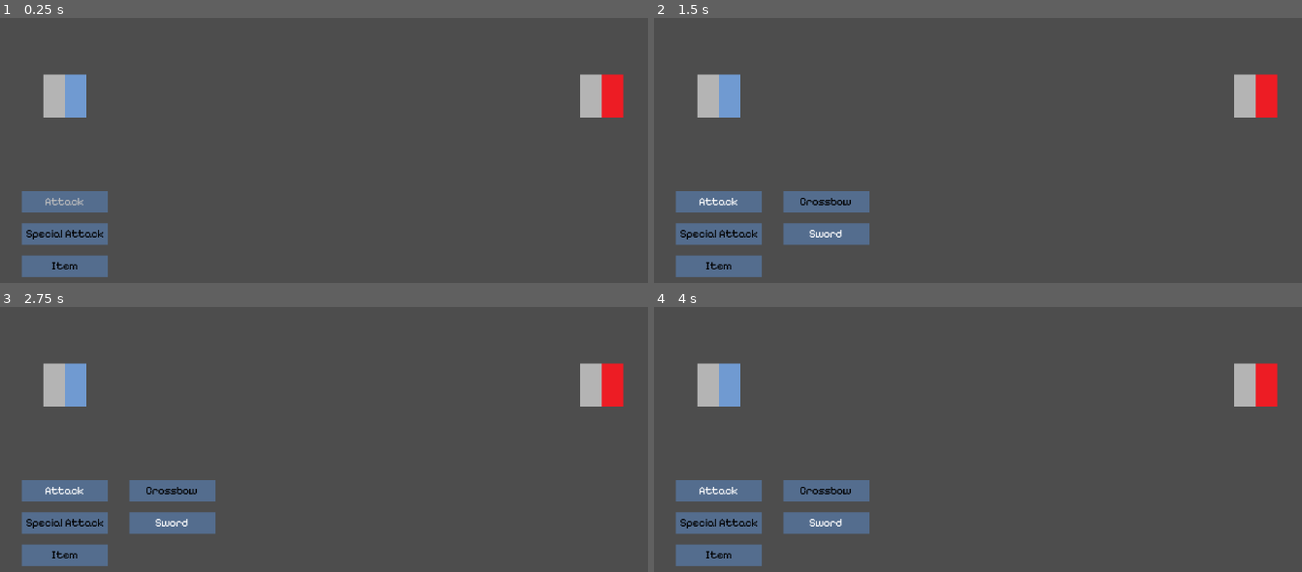
Above: before the commit, frames 1-4 (two rows, left to right).
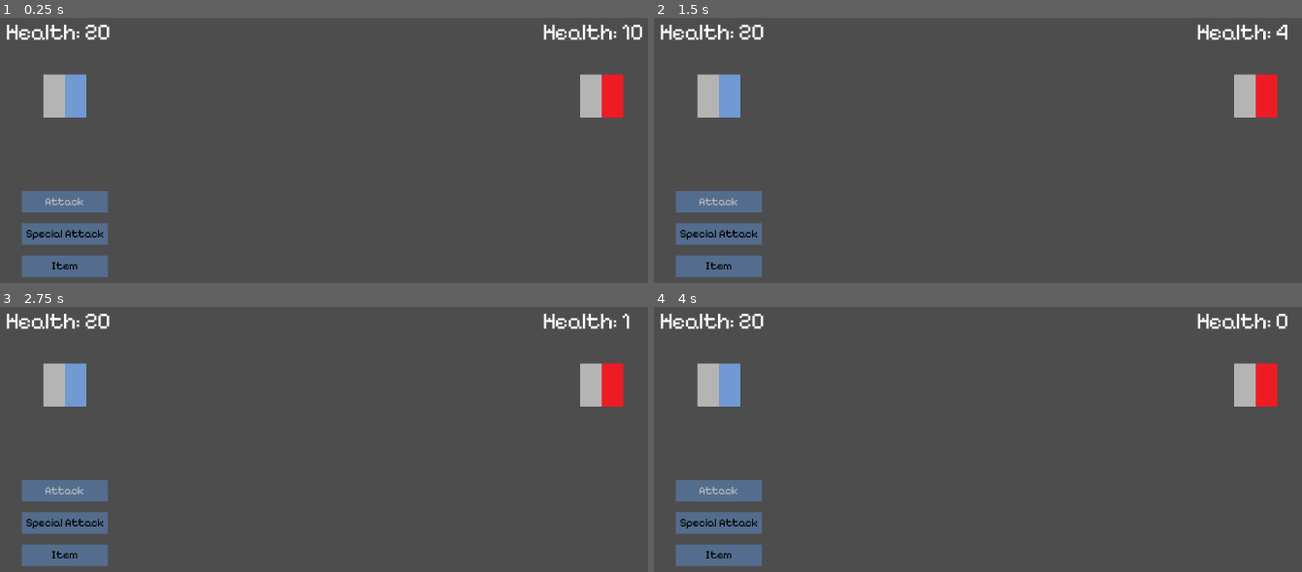
Above: after the commit, the same moments.

Repository: amoxley-developer/gothic-rpg
Game: Godot game, scene res://scenes/battlefield.tscn
Two runs of this game, one before a commit and one after it. Both use one fixed random seed, a clock stepped at 60 frames per second and the inputs below. The project has no main scene, so this scene is started directly.
Inputs (mouse positions are in pixels of both pictures, inside the frame that each line leads up to):
- Up to frame 1 (0.25 s): no input
- Up to frame 2 (1.5 s): tap Enter at 0.5 s; move the mouse to (1178, 71) at 0.52 s; hold Up (ui_up) 0.53-1.28 s; click (1178, 71) at 0.6 s; click (1178, 71) at 1.25 s; move the mouse to (854, 113) at 1.27 s; hold Down (ui_down) from 1.28 s (still down); click (854, 113) at 1.35 s
- Up to frame 3 (2.75 s): click (200, 402) at 2 s; move the mouse to (outside the picture) at 2.02 s; release Down (ui_down) at 2.03 s; hold Up (ui_up) from 2.03 s (still down); click (outside the picture) at 2.1 s
- Up to frame 4 (4 s): click (outside the picture) at 2.75 s; move the mouse to (971, 468) at 2.77 s; click (971, 468) at 2.85 s; click (971, 468) at 3.5 s; move the mouse to (1243, 447) at 3.52 s; release Up (ui_up) at 3.53 s; hold Down (ui_down) from 3.53 s (still down); click (1243, 447) at 3.6 s

The runs differ from the first frame. In frame 1, 0.9% of the frame differs, in the area x 1-100%, y 2-9%; in frame 2, 3.1%; in frame 3, 3.1%; in frame 4, 3.1%, in the area x 1-98%, y 2-86%.

Commit message:
create the basic attack logic

Diff:
--- a/scenes/enemy.tscn
+++ b/scenes/enemy.tscn
@@ -1,10 +1,19 @@
-[gd_scene load_steps=3 format=3 uid="uid://cncqrccnhghpk"]
+[gd_scene load_steps=4 format=3 uid="uid://cncqrccnhghpk"]
 
 [ext_resource type="Texture2D" uid="uid://b8i3x08b5y2ci" path="res://assets/sprites/enemy/enemy_sprite.png" id="1_7p1mj"]
 [ext_resource type="Script" uid="uid://buqjpfaw1ai3x" path="res://scripts/scenes/enemy.gd" id="1_md0e3"]
+[ext_resource type="FontFile" uid="uid://bhd41uea4230r" path="res://assets/fonts/PixelifySans-VariableFont_wght.ttf" id="3_4ra3w"]
 
 [node name="Enemy" type="CharacterBody2D"]
 script = ExtResource("1_md0e3")
 
 [node name="Sprite2D" type="Sprite2D" parent="."]
 texture = ExtResource("1_7p1mj")
+
+[node name="HealthLabel" type="RichTextLabel" parent="."]
+offset_left = -44.0
+offset_top = -57.0
+offset_right = 44.0
+offset_bottom = -36.0
+theme_override_fonts/normal_font = ExtResource("3_4ra3w")
+text = "Health: 10"
--- a/scenes/player.tscn
+++ b/scenes/player.tscn
@@ -1,8 +1,9 @@
-[gd_scene load_steps=4 format=3 uid="uid://d2yph1kavgabj"]
+[gd_scene load_steps=5 format=3 uid="uid://d2yph1kavgabj"]
 
 [ext_resource type="Texture2D" uid="uid://vxdoovhw7tx7" path="res://assets/sprites/player/player_sprite.png" id="1_3vyb7"]
 [ext_resource type="Script" uid="uid://ernyugkh4gi1" path="res://scripts/scenes/player.gd" id="1_g2els"]
 [ext_resource type="Resource" uid="uid://ckl550akcigft" path="res://resources/stats_resource/player_stats.tres" id="2_qhqgy"]
+[ext_resource type="FontFile" uid="uid://bhd41uea4230r" path="res://assets/fonts/PixelifySans-VariableFont_wght.ttf" id="4_dqkch"]
 
 [node name="Player" type="CharacterBody2D"]
 script = ExtResource("1_g2els")
@@ -10,3 +11,12 @@
 
 [node name="Sprite2D" type="Sprite2D" parent="."]
 texture = ExtResource("1_3vyb7")
+
+[node name="HealthLabel" type="RichTextLabel" parent="."]
+offset_left = -44.0
+offset_top = -57.0
+offset_right = 44.0
+offset_bottom = -36.0
+theme_override_fonts/normal_font = ExtResource("4_dqkch")
+theme_override_font_sizes/normal_font_size = 16
+text = "Health: 10"
--- a/scripts/scenes/battlefield.gd
+++ b/scripts/scenes/battlefield.gd
@@ -9,4 +9,8 @@
   playerUI.execute_attack.connect(_on_player_attack)
 
 func _on_player_attack(attack_name: String) -> void:
-  print(attack_name)
+  if attack_name == 'Sword':
+    enemy.take_damage(3)
+  elif attack_name == 'Crossbow':
+    enemy.take_damage(2)
+  playerUI.reset_menu()
--- a/scripts/scenes/enemy.gd
+++ b/scripts/scenes/enemy.gd
@@ -2,3 +2,14 @@
 extends CharacterBody2D
 
 @export var stats_resource: StatsResource
+@onready var healthLabel: RichTextLabel = $HealthLabel
+
+func _ready() -> void:
+  update_health_label()
+
+func update_health_label() -> void:
+  healthLabel.text = 'Health: ' + str(stats_resource.health)
+
+func take_damage(amount: int) -> void:
+  stats_resource.decrease_health(amount)
+  update_health_label()
--- a/scripts/scenes/player.gd
+++ b/scripts/scenes/player.gd
@@ -2,3 +2,10 @@
 extends CharacterBody2D
 
 @export var stats_resource: StatsResource
+@onready var healthLabel: RichTextLabel = $HealthLabel
+
+func _ready() -> void:
+  update_health_label()
+
+func update_health_label() -> void:
+  healthLabel.text = 'Health: ' + str(stats_resource.health)
--- a/scripts/scenes/player_ui.gd
+++ b/scripts/scenes/player_ui.gd
@@ -34,24 +34,24 @@
 
 func handle_menu_selection() -> void:
 	if Input.is_action_just_pressed("accept") and state != States.SELECTED:
+		set_state(state+1)
 		match state:
-			States.UNSELECTED:
+			States.SUBMENU_OPENED:
 				current_menu_item.set_menu_label(Enums.MenuItemState.ACTIVE)
 				create_sub_menu_items()
 				set_menu_status(null, current_sub_menu_item)
-			States.SUBMENU_OPENED:
+			States.SELECTED:
 				current_sub_menu_item.set_menu_label(Enums.MenuItemState.ACTIVE)
 				execute_attack.emit(current_sub_menu_item.sub_menu_resource.name)
-		set_state(state+1)
 	if Input.is_action_just_pressed("cancel") and state != States.UNSELECTED:
+		set_state(state-1)
 		match state:
-			States.SUBMENU_OPENED:
+			States.UNSELECTED:
 				current_menu_item.set_menu_label(Enums.MenuItemState.HIGHLIGHTED)
 				current_sub_menu_item_idx = 0
 				delete_sub_menu_items()
-			States.SELECTED:
+			States.SUBMENU_OPENED:
 				current_sub_menu_item.set_menu_label(Enums.MenuItemState.HIGHLIGHTED)
-		set_state(state-1)
 
 func handle_menu_navigation() -> void:
 	match state:
@@ -117,4 +117,13 @@
 	for sub_menu_item in sub_menu_items:
 		sub_menu_item.queue_free()
 	sub_menu_items = []
+	current_sub_menu_item_idx = 0
 	current_sub_menu_item = null
+
+func reset_menu() -> void:
+	delete_sub_menu_items()
+	set_state(States.UNSELECTED)
+	current_menu_item.set_menu_label(Enums.MenuItemState.INACTIVE)
+	current_menu_item_idx = 0
+	current_menu_item = menu_items[current_menu_item_idx]
+	current_menu_item.set_menu_label(Enums.MenuItemState.HIGHLIGHTED)
